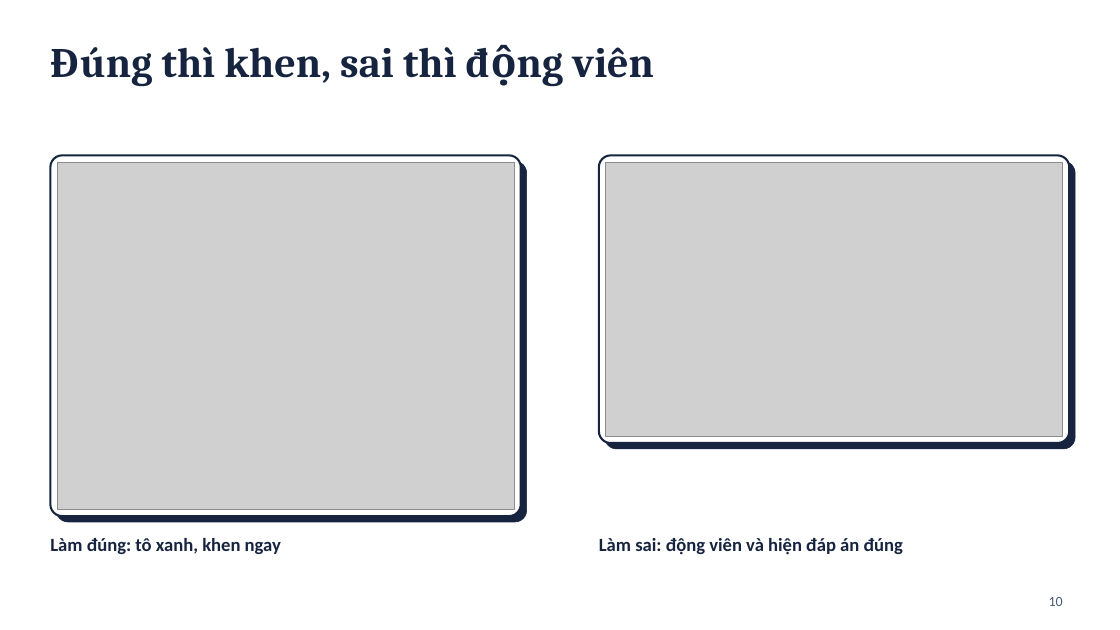
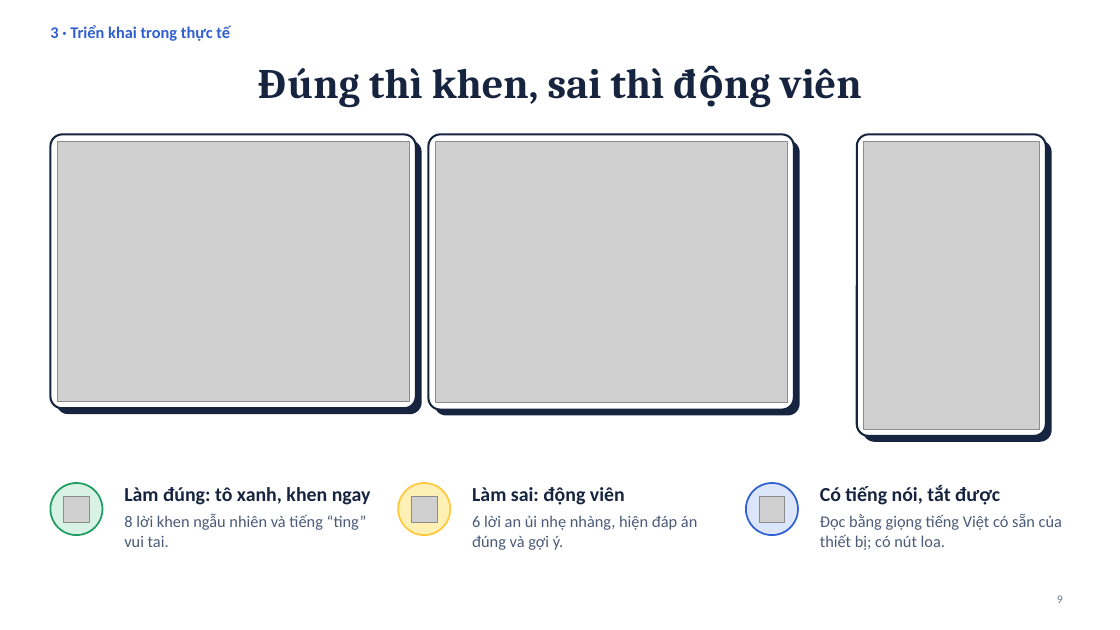
Before and after one commit to Thi2904/tro-ly-toan-4, a slide deck: slide 9 of Gioi-thieu-Sieu-Sao-Toan-4.pptx (slide 10 before the commit). Drawn at 1120x630 pixels with LibreOffice and Linux fonts; fonts in the diff are those of the drawing; grey boxes stand for pictures; background and template pictures are left out. Boxes give left, top, right and bottom in pixels: in the first picture for what was removed or moved away, otherwise in the second. Text is boxed around its words. In the diff, an @@ line names an element or a change of style, - is before the commit and + after.

```diff
--- a/Gioi-thieu-Sieu-Sao-Toan-4.pptx
+++ b/Gioi-thieu-Sieu-Sao-Toan-4.pptx
@@ text added at <box>50,25,230,41</box>, 14 pt, text #2F5FD0, bold @@
+3 · Triển khai trong thực tế
@@ title "Đúng thì khen, sai thì ...": place and size @@
-title "Đúng thì khen, sai thì ..." at <box>50,47,654,87</box>
+title "Đúng thì khen, sai thì ..." at <box>258,68,862,108</box>
@@ title "Đúng thì khen, sai thì ..." at <box>258,68,862,108</box>: alignment left to centre; vertical alignment top to middle @@
@@ rounded rectangle: place and size @@
-rounded rectangle at <box>50,155,521,516</box>
+rounded rectangle at <box>50,134,416,408</box>
@@ rounded rectangle at <box>50,134,416,408</box>: proportions changed @@
@@ rounded rectangle added at <box>56,140,422,414</box>, fill #17243F @@
@@ picture: place and size @@
-picture at <box>57,162,514,509</box>
+picture at <box>57,141,409,402</box>
@@ rounded rectangle added at <box>429,134,794,410</box>, fill #FFFFFF, outline #17243F 1.75 pt @@
@@ rounded rectangle added at <box>434,140,800,416</box>, fill #17243F @@
@@ picture added at <box>435,141,787,403</box> @@
@@ rounded rectangle at <box>857,134,1046,436</box>: proportions changed @@
@@ rounded rectangle: place and size @@
-rounded rectangle at <box>599,155,1070,443</box>
+rounded rectangle at <box>857,134,1046,436</box>
@@ rounded rectangle added at <box>863,140,1052,442</box>, fill #17243F @@
@@ picture added at <box>864,141,1039,429</box> @@
@@ rounded rectangle removed at <box>56,161,527,522</box> @@
@@ rounded rectangle removed at <box>605,161,1075,449</box> @@
@@ picture removed at <box>606,162,1063,436</box> @@
@@ ellipse added at <box>50,483,103,535</box>, fill #D9F2E6, outline #1F9D62 1.5 pt @@
@@ picture added at <box>64,497,90,523</box> @@
@@ text "Làm đúng: tô xanh, khen ...": place and size @@
-text "Làm đúng: tô xanh, khen ..." at <box>50,538,281,554</box>
+text "Làm đúng: tô xanh, khen ..." at <box>124,487,371,505</box>
@@ text "Làm đúng: tô xanh, khen ..." at <box>124,487,371,505</box>: size 16 to 17 pt @@
@@ ellipse added at <box>398,483,450,535</box>, fill #FFF0B5, outline #FFC83D 1.5 pt @@
@@ picture added at <box>411,497,437,523</box> @@
@@ text at <box>472,487,625,505</box>: text changed; size 16 to 17 pt @@
-Làm sai: động viên và hiện đáp án đúng
+Làm sai: động viên
@@ ellipse added at <box>746,483,798,535</box>, fill #DCE6FA, outline #2F5FD0 1.5 pt @@
@@ picture added at <box>760,497,786,523</box> @@
@@ text added at <box>820,485,1000,505</box>, 17 pt, text #17243F, bold @@
+Có tiếng nói, tắt được
@@ text added at <box>124,514,367,547</box>, 14 pt, text #4A5A78 @@
+8 lời khen ngẫu nhiên và tiếng “ting” vui tai.
@@ text added at <box>472,515,697,550</box>, 14 pt, text #4A5A78 @@
+6 lời an ủi nhẹ nhàng, hiện đáp án đúng và gợi ý.
@@ text added at <box>820,514,1062,550</box>, 14 pt, text #4A5A78 @@
+Đọc bằng giọng tiếng Việt có sẵn của thiết bị; có nút loa.
@@ page number at <box>1057,595,1063,603</box>: text changed; size 12 to 10 pt; text colour #4A5A78 to #6B7894 @@
-10
+9
```
Also in this commit, not shown: 9 other slides changed, 5 slides added, 12 slides removed, 2 other files.
